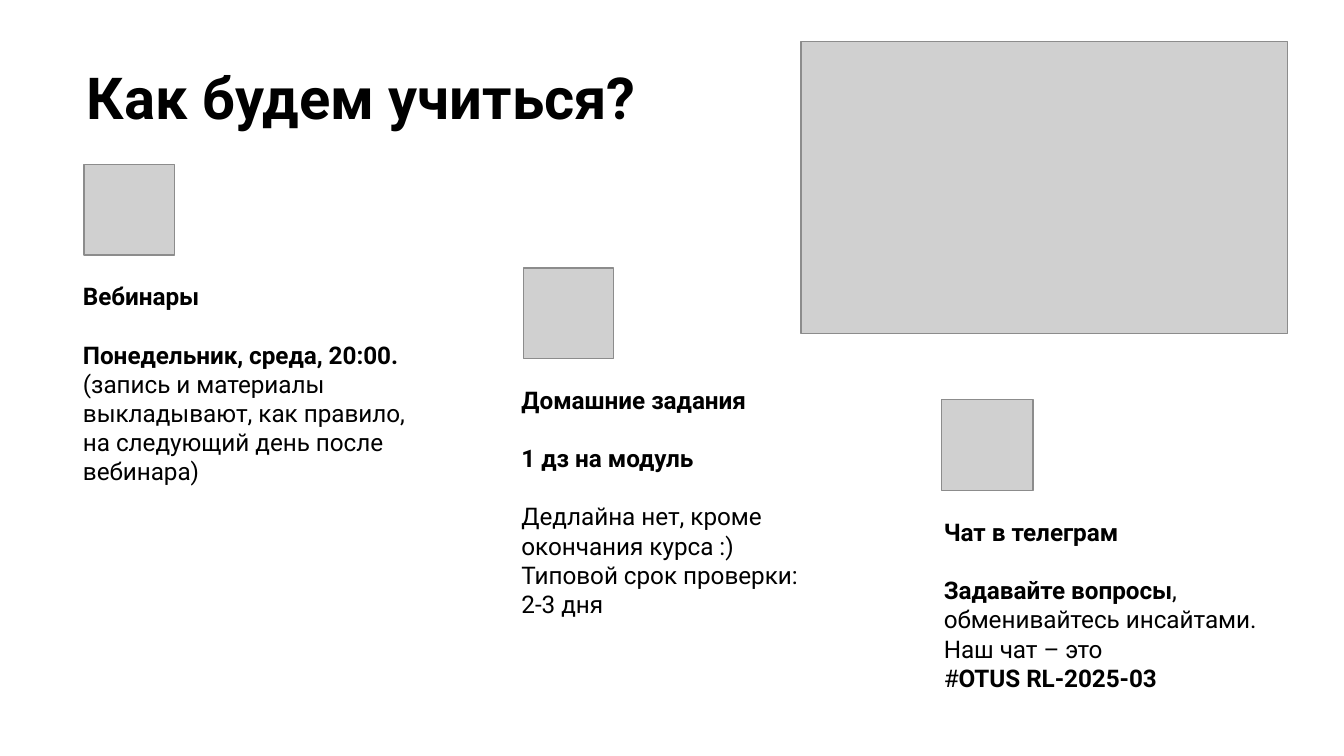
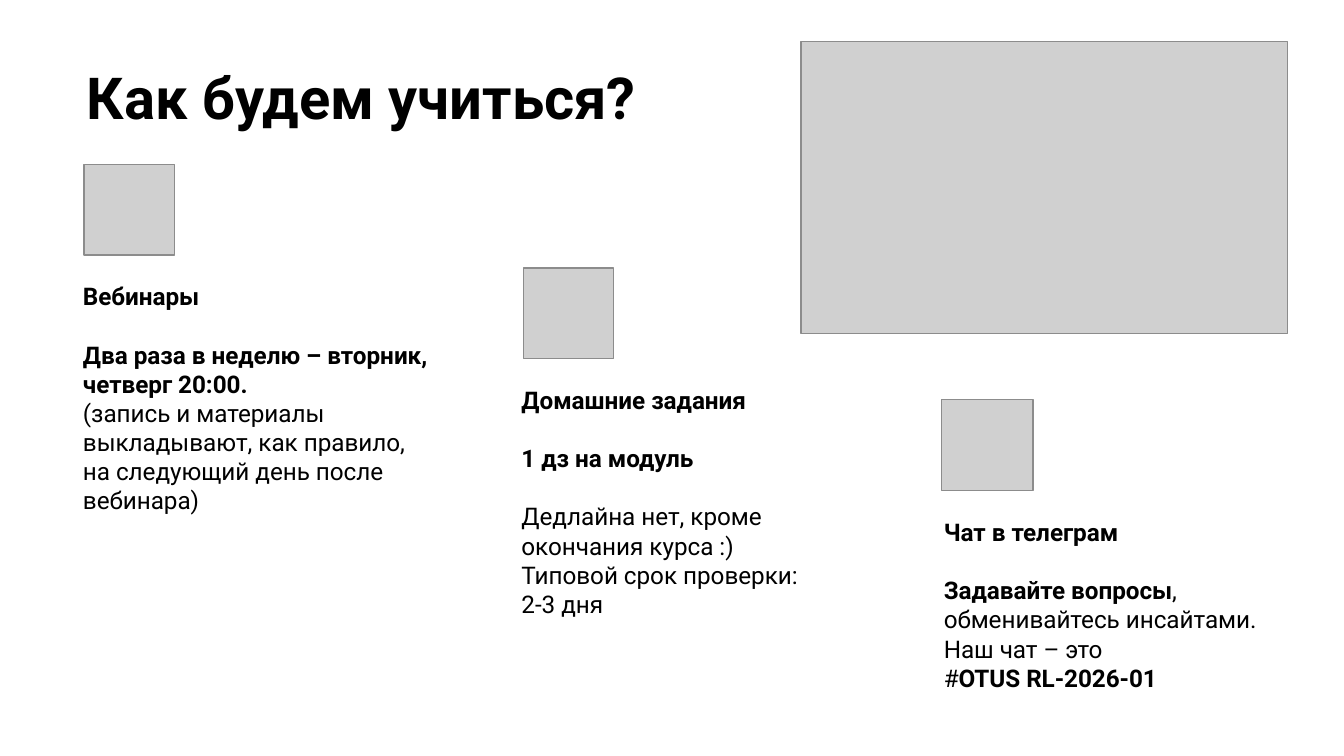
Before and after one commit to stureiko/Otus_lectures, a slide deck: slide 20 of RL/01 - Introduction in Reinforcement Learning/01 - 01 Introduction in RL/Presentation/01_Introduction_in_RL.pptx. Drawn at 1344x756 pixels with LibreOffice and Linux fonts; fonts in the diff are those of the drawing; grey boxes stand for pictures; background and template pictures are left out. Boxes give left, top, right and bottom in pixels: in the first picture for what was removed or moved away, otherwise in the second. Text is boxed around its words. In the diff, an @@ line names an element or a change of style, - is before the commit and + after.

```diff
--- a/RL/01 - Introduction in Reinforcement Learning/01 - 01 Introduction in RL/Presentation/01_Introduction_in_RL.pptx
+++ b/RL/01 - Introduction in Reinforcement Learning/01 - 01 Introduction in RL/Presentation/01_Introduction_in_RL.pptx
@@ text at (83,346,427,398): text changed @@
-Понедельник, среда, 20:00.
+Два раза в неделю – вторник, четверг 20:00.
@@ text at (944,640,1157,688): text changed @@
-Наш чат – это
-#OTUS RL-2025-03
+Наш чат – это
+#OTUS RL-2026-01
```
Also in this commit, not shown: 2 other slides changed, 31 other files.
